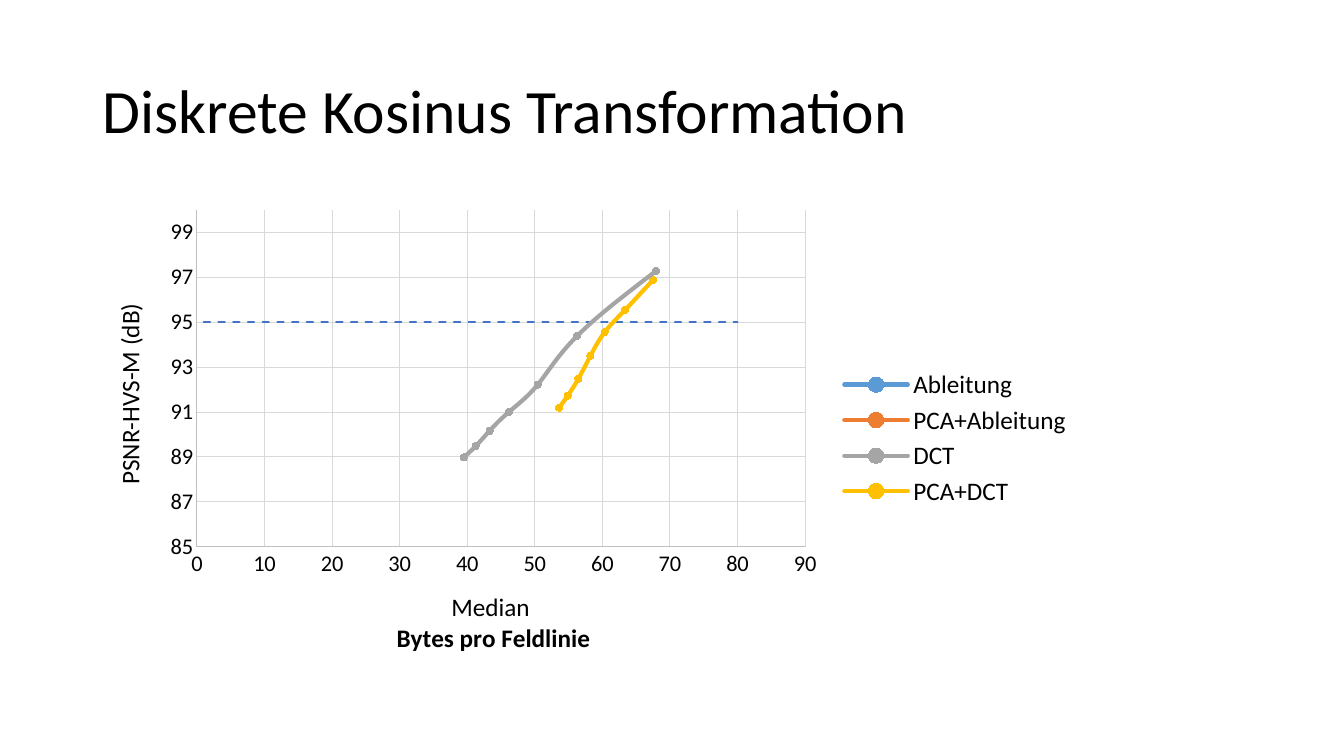
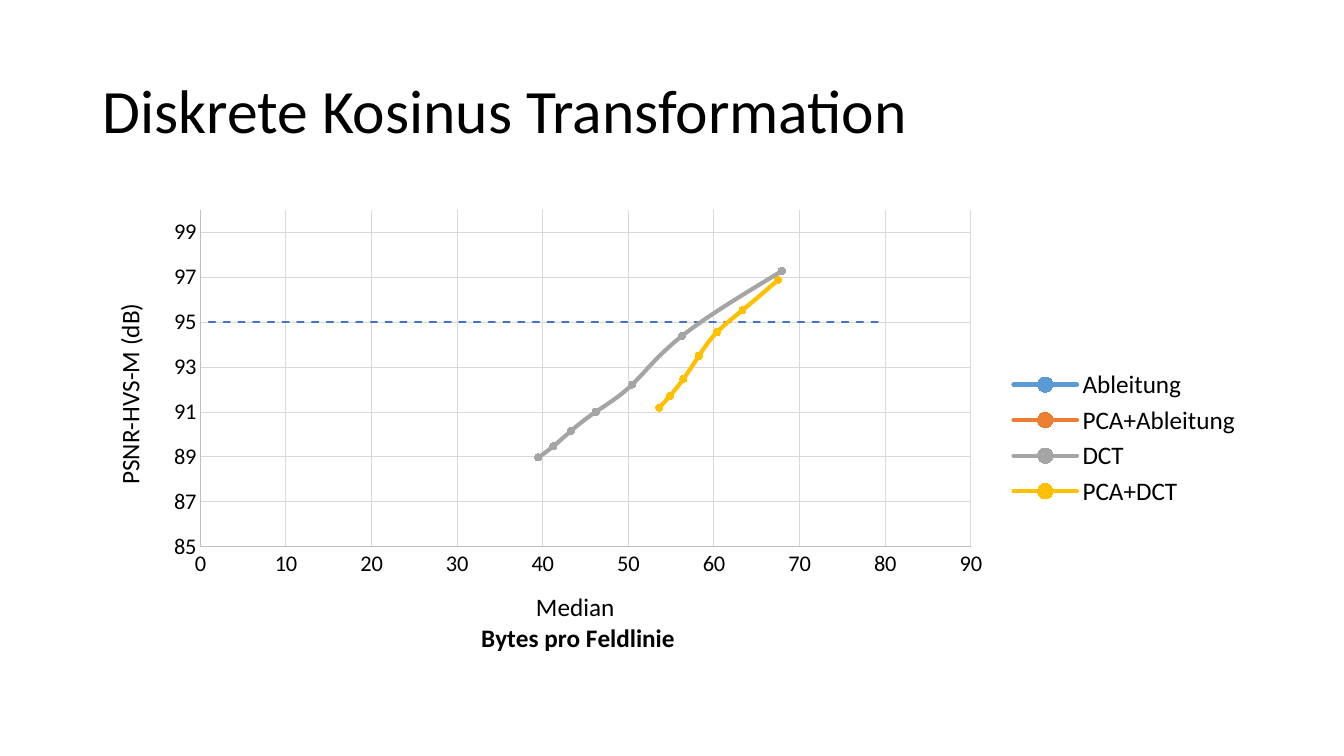
Before and after one commit to Helldevastator/PFSSCompression, a slide deck: slide 27 of doc/praes/Kompression.pptx (slide 19 before the commit). Drawn at 1344x756 pixels with LibreOffice and Linux fonts; fonts in the diff are those of the drawing. Boxes give left, top, right and bottom in pixels: in the first picture for what was removed or moved away, otherwise in the second. Text is boxed around its words. In the diff, an @@ line names an element or a change of style, - is before the commit and + after.

```diff
--- a/doc/praes/Kompression.pptx
+++ b/doc/praes/Kompression.pptx
@@ scatter smooth chart: place and size @@
-scatter smooth chart at <box>93,201,1083,676</box>
+scatter smooth chart at <box>93,201,1252,676</box>
```
Also in this commit, not shown: 10 other slides changed, 12 slides added, 10 slides removed, 2 other files.
